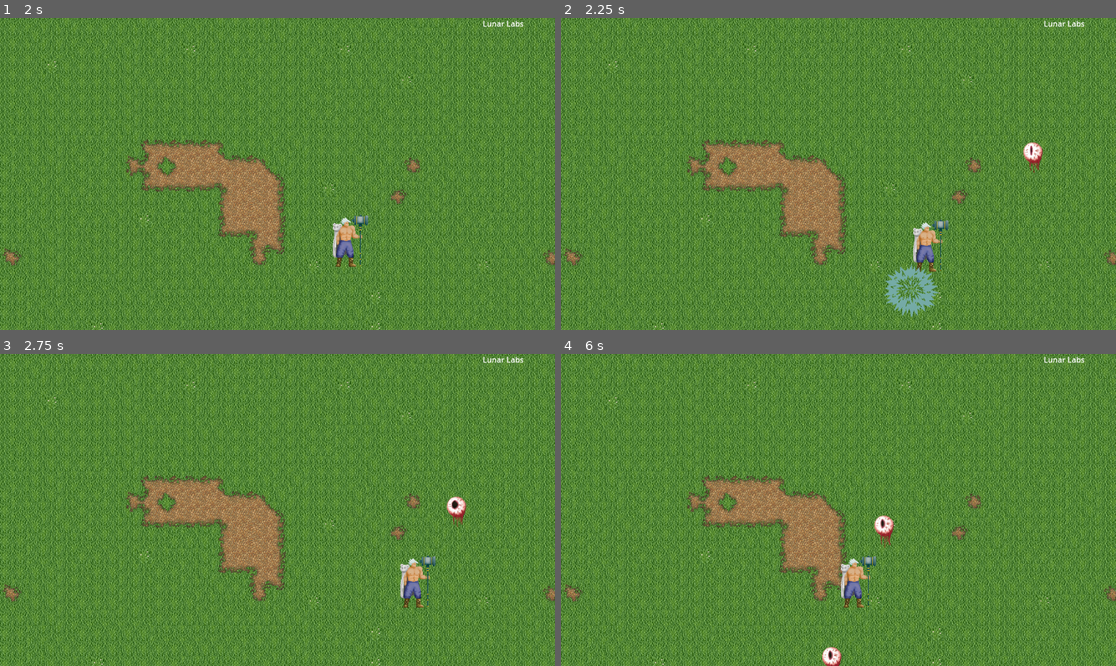
Above: before the commit, frames 1-4 (two rows, left to right).
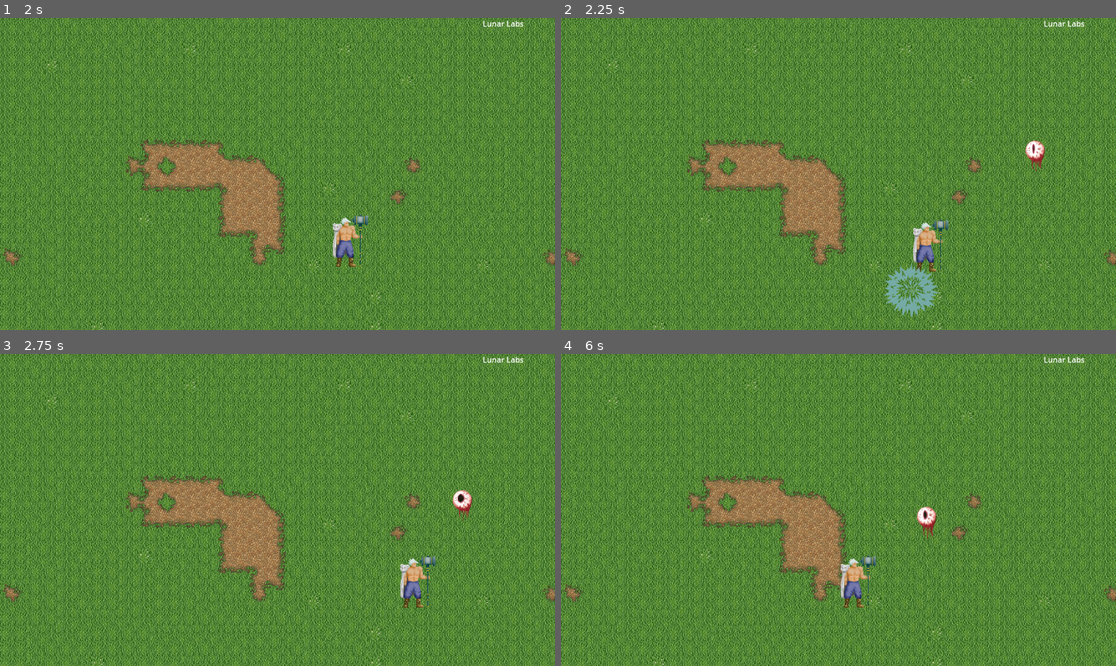
Above: after the commit, the same moments.

Repository: chii-vu/Grimlite
Game: Godot game, scene res://GameplayScene.tscn
The game is run twice, just before and just after one commit, with the same random seed, the same clock (stepped at 60 frames per second) and the same inputs.
Inputs:
- Up to frame 1 (2 s): tap Enter at 0.5 s; hold Right (ui_right) 0.53-1.28 s; hold Down (ui_down) from 1.28 s (still down)
- Up to frame 2 (2.25 s): release Down (ui_down) at 2.03 s; hold Right (ui_right) from 2.03 s (still down)
- Up to frame 3 (2.75 s): keep holding Right (ui_right)
- Up to frame 4 (6 s): release Right (ui_right) at 2.78 s; hold Up (ui_up) 2.78-3.53 s; hold Left (ui_left) 3.53-5.03 s; hold Down (ui_down) 5.03-5.78 s; hold Right (ui_right) from 5.78 s (still down)

Frame 1 is identical in both runs. In frame 2, 0.2% of the frame differs, in the area x 83-88%, y 39-50%; in frame 3, 0.3%; in frame 4, 0.7%, in the area x 47-68%, y 48-100%.

Commit message:
detect enemy-player collisions and print dbg msg on contact

Diff:
--- a/mvc/Game.gd
+++ b/mvc/Game.gd
@@ -29,6 +29,7 @@
 
 	if player:
 		print("Player is ready with position:", player.position)
+		player.add_to_group("player")
 	else:
 		print("Error: Player node not found.")
 
--- a/mvc/Game.tscn
+++ b/mvc/Game.tscn
@@ -19,9 +19,7 @@
 hammer_prefab = ExtResource("2_vfjbm")
 
 [node name="LocalPlayer" parent="." instance=ExtResource("5_f3cu6")]
-collision_layer = 1
-collision_mask = 1
-motion_mode = 1
+collision_mask = 2
 
 [node name="EnemyHolderNode" type="Node2D" parent="."]
 
--- a/mvc/model/Player.tscn
+++ b/mvc/model/Player.tscn
@@ -194,7 +194,6 @@
 }
 
 [node name="Player" type="CharacterBody2D"]
-collision_mask = 3
 motion_mode = 1
 wall_min_slide_angle = 0.0
 script = ExtResource("1_i0ayj")
--- a/mvc/model/enemy/Eyeball.gd
+++ b/mvc/model/enemy/Eyeball.gd
@@ -10,6 +10,13 @@
 func _ready() -> void:
 	pass  # Initialization code if needed
 
+func _physics_process(delta: float) -> void:
+	move_and_slide()
+	for i in get_slide_collision_count():
+		if get_slide_collision(i).get_collider().is_in_group("player"):
+			print("enemy collided with player")
+
+
 func set_player(player_ref: Player) -> void:
 	player = player_ref
 	print("Player reference set in Eyeball:", player)
--- a/mvc/model/enemy/Eyeball.tscn
+++ b/mvc/model/enemy/Eyeball.tscn
@@ -102,10 +102,11 @@
 
 [node name="Eyeball" type="CharacterBody2D"]
 collision_layer = 2
-collision_mask = 2
+collision_mask = 3
 motion_mode = 1
 wall_min_slide_angle = 0.0
 script = ExtResource("1_23g8y")
+speed = 75.0
 
 [node name="CollisionShape2D" type="CollisionShape2D" parent="."]
 position = Vector2(-0.5, 9.53674e-07)
--- a/mvc/systems/EnemySpawnerSystem.gd
+++ b/mvc/systems/EnemySpawnerSystem.gd
@@ -20,11 +20,9 @@
 #######################
 
 func _physics_process(delta: float) -> void:
-	# process homing enemies (that path directly @ player
+	# make homing enemies go towards player
 	for nd in get_tree().get_nodes_in_group("homing enemy"):
 		nd.velocity = (player.position - nd.position).normalized() * nd.speed
-		nd.move_and_slide()
-	pass
 
 ##########################
 ## ENEMY SPAWNING BLOCK ##
